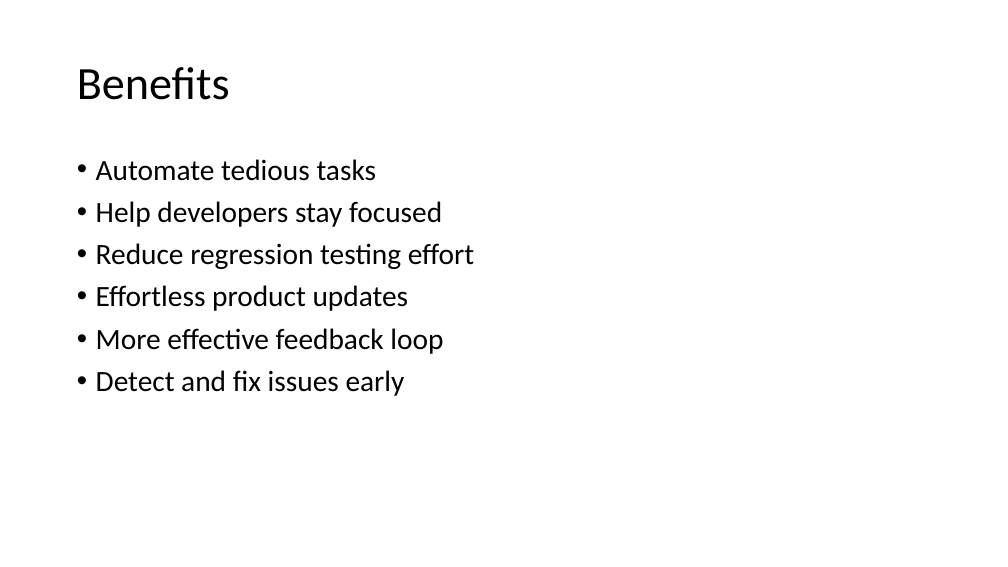
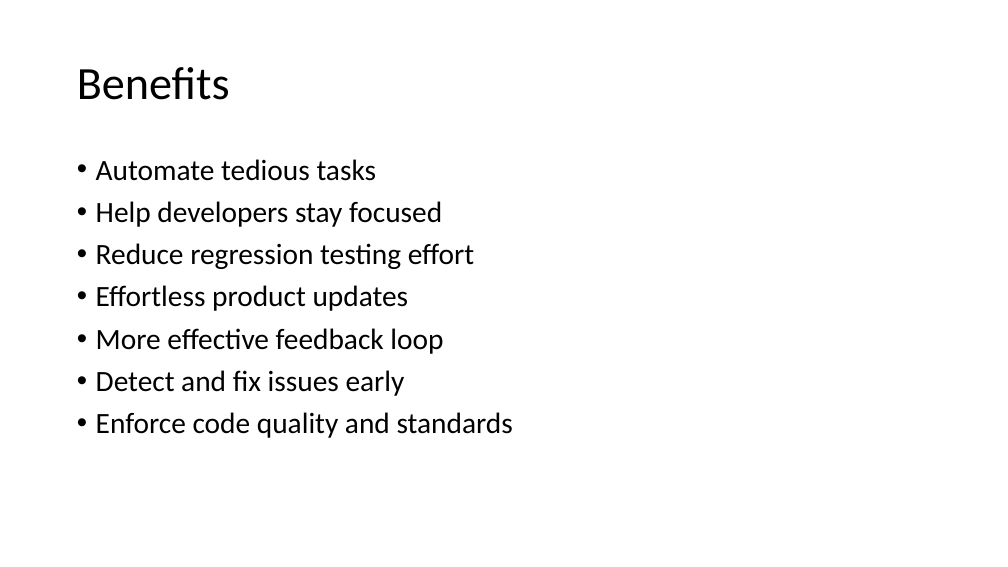
Before and after one commit to rifaj/global-M365-bootcamp, a slide deck: slide 8 of 2020 SPFx CI CD on Azure DevOps - Multi Stage Pipelines.pptx. Drawn at 1008x567 pixels with LibreOffice and Linux fonts; fonts in the diff are those of the drawing. Boxes give left, top, right and bottom in pixels: in the first picture for what was removed or moved away, otherwise in the second. Text is boxed around its words. In the diff, an @@ line names an element or a change of style, - is before the commit and + after.

```diff
--- a/2020 SPFx CI CD on Azure DevOps - Multi Stage Pipelines.pptx
+++ b/2020 SPFx CI CD on Azure DevOps - Multi Stage Pipelines.pptx
@@ text at (96, 412, 513, 438): paragraph added @@
+• Enforce code quality and standards
```
Also in this commit, not shown: 1 other slide changed.
